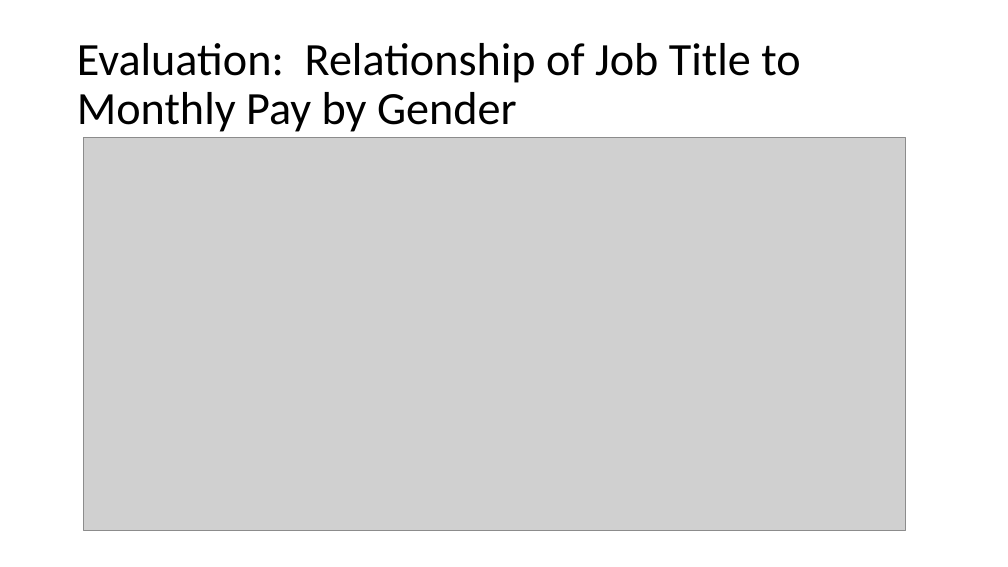
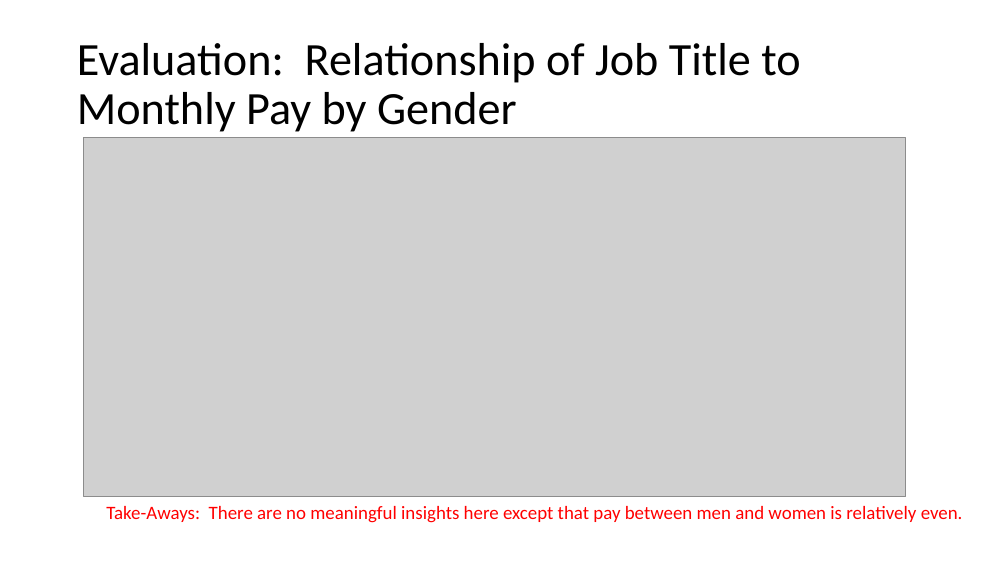
Before and after one commit to bdelahoussaye/CaseStudy2, a slide deck: slide 14 of Final Presentation_TEAM VARIANCE 6306.pptx (slide 15 before the commit). Drawn at 1008x567 pixels with LibreOffice and Linux fonts; fonts in the diff are those of the drawing; grey boxes stand for pictures. Boxes give left, top, right and bottom in pixels: in the first picture for what was removed or moved away, otherwise in the second. Text is boxed around its words. In the diff, an @@ line names an element or a change of style, - is before the commit and + after.

```diff
--- a/Final Presentation_TEAM VARIANCE 6306.pptx
+++ b/Final Presentation_TEAM VARIANCE 6306.pptx
@@ picture: place and size @@
-picture at [84,138,906,530]
+picture at [84,138,906,497]
@@ text added at [106,506,963,523], 18 pt, text #FF0000 @@
+Take-Aways: There are no meaningful insights here except that pay between men and women is relatively even.
```
Also in this commit, not shown: 13 other slides changed, 2 slides added, 1 other file.
